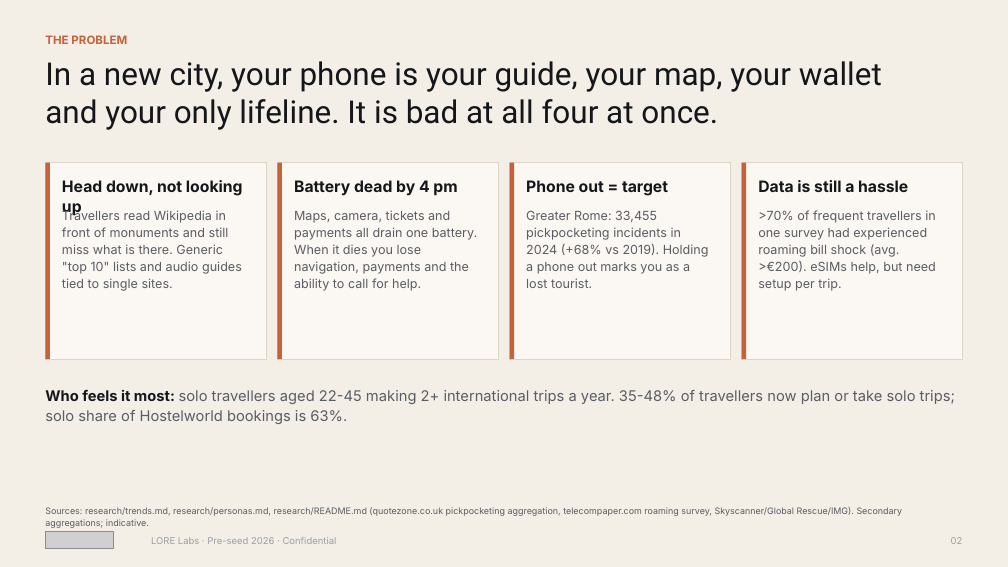
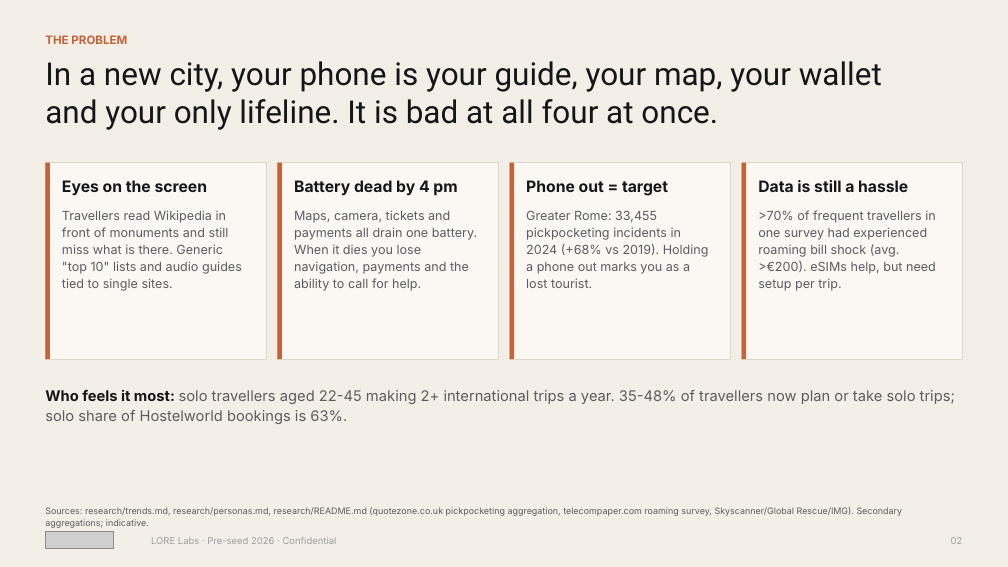
Before and after one commit to nimb-ou/hello-world, a slide deck: slide 2 of investor/LORE_Pitch_Deck.pptx. Drawn at 1008x567 pixels with LibreOffice and Linux fonts; fonts in the diff are those of the drawing; grey boxes stand for pictures. Boxes give left, top, right and bottom in pixels: in the first picture for what was removed or moved away, otherwise in the second. Text is boxed around its words. In the diff, an @@ line names an element or a change of style, - is before the commit and + after.

```diff
--- a/investor/LORE_Pitch_Deck.pptx
+++ b/investor/LORE_Pitch_Deck.pptx
@@ text at (62,180,208,196): text changed @@
-Head down, not looking up
+Eyes on the screen
```
Also in this commit, not shown: 15 other slides changed, 58 other files.
